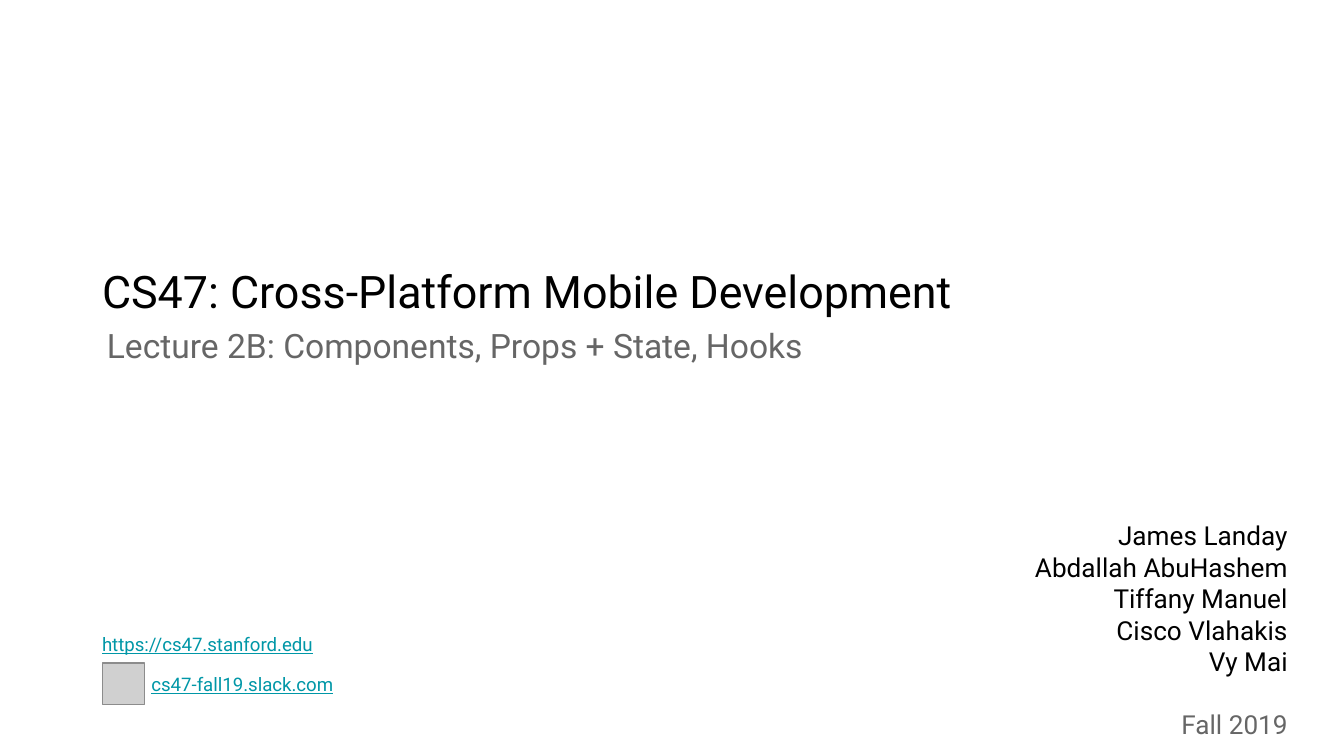
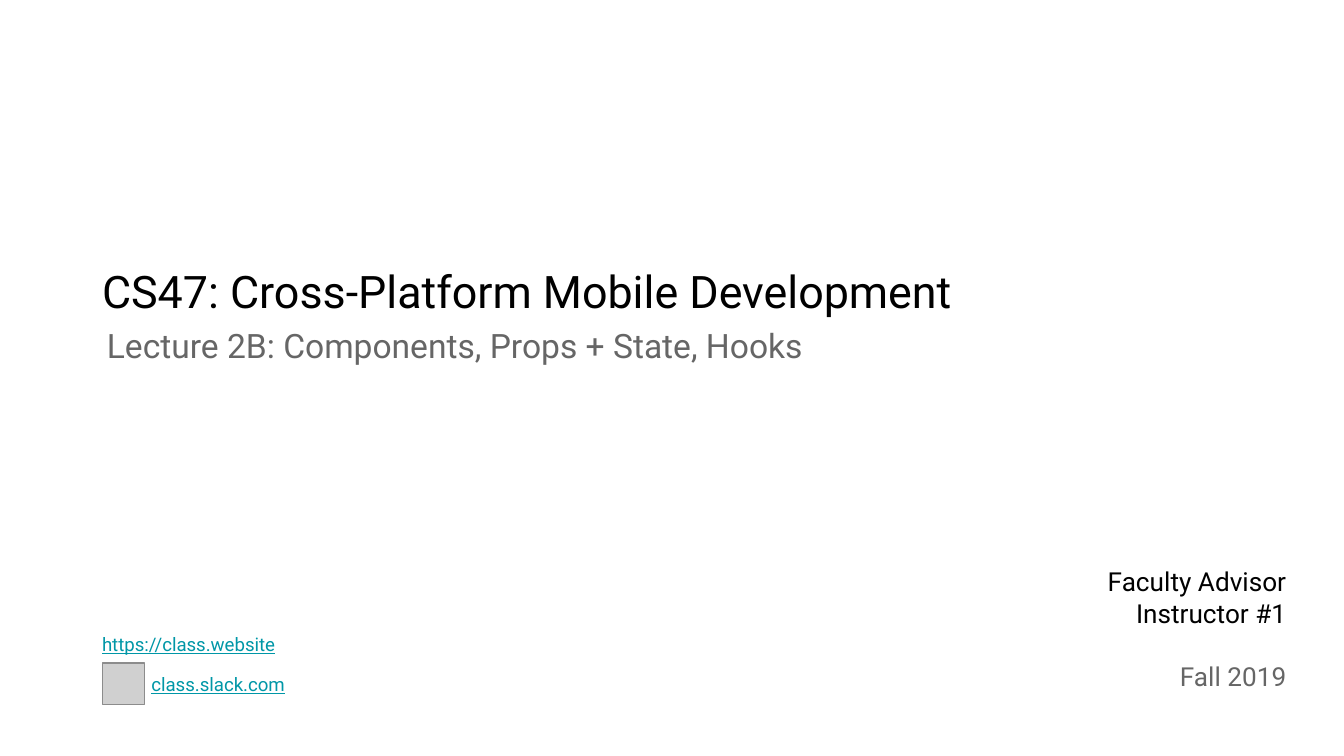
Before and after one commit to stanford-cs47/React-Native-Lectures, a slide deck: slide 1 of pptx-lectures/Lecture 2B.pptx. Drawn at 1344x756 pixels with LibreOffice and Linux fonts; fonts in the diff are those of the drawing; grey boxes stand for pictures. Boxes give left, top, right and bottom in pixels: in the first picture for what was removed or moved away, otherwise in the second. Text is boxed around its words. In the diff, an @@ line names an element or a change of style, - is before the commit and + after.

Commit message:
Point to open source demos. Make instructor and class info generic.

```diff
--- a/pptx-lectures/Lecture 2B.pptx
+++ b/pptx-lectures/Lecture 2B.pptx
@@ text "Faculty Advisor": place and size @@
-text "Faculty Advisor" at (1035,525,1288,734)
+text "Faculty Advisor" at (1108,571,1286,686)
@@ text "Faculty Advisor" at (1108,571,1286,686): vertical alignment top to bottom @@
@@ text at (1108,571,1286,624): text changed @@
-James Landay
-Abdallah AbuHashem
-Tiffany Manuel
-Cisco Vlahakis
-Vy Mai
+Faculty Advisor
+Instructor #1
@@ text at (102,637,275,655): text changed @@
-https://cs47.stanford.edu
+https://class.website
@@ text at (151,677,284,694): text changed @@
-cs47-fall19.slack.com
+class.slack.com
```
Also in this commit, not shown: 1 other slide changed, 1 slide removed, 7 other files.
